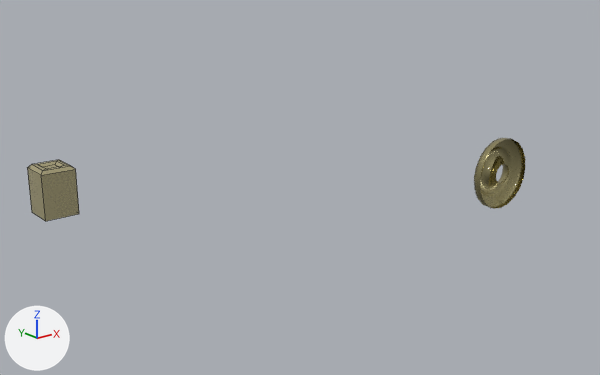
Before and after pictures for a commit that changed the FBX model sandbox/assets/model.fbx.
Both versions are drawn from a 50 mm camera at (-0.22, -0.397, 0.156) aimed at (0.048, -0.063, 0.022). The lights are fixed; the arrows at lower left show +X, +Y and +Z. Mesh edges are drawn as thin lines on the coarser meshes. The same objects are shown in both versions, whatever each file hides. Where no turn or scale is listed for an object, it has been applied to the vertices. Vertices at the same position are counted once.
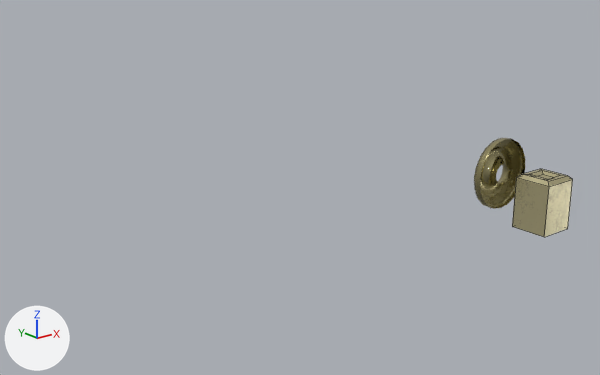
Where the newer file only moved an object's origin or applied its transform, the numbers keep the older frame.

Where the change shows, as pixel boxes [x1, y1, x2, y2] in the pictures (600 x 375 px):
'pCube6', moved: before [27, 160, 79, 221]; after [512, 169, 573, 237]

The change in detail:
me_mesh_005 has 20 vertices, 18 faces and spans x -0.0575..-0.0375, y 0.0325..0.0525, z 0.0..0.0286.
me_mesh_005 is used by ob_pcube6; location (0.0, 0.0, 0.0).
me_mesh_005 part 1: the whole mesh is moved by (0.0475, -0.0425, -0.0143).
Object 'pCube6' (ob_pcube6) moves from (0.0, 0.0, 0.0) to (0.1322, -0.1569, 0.0213).
